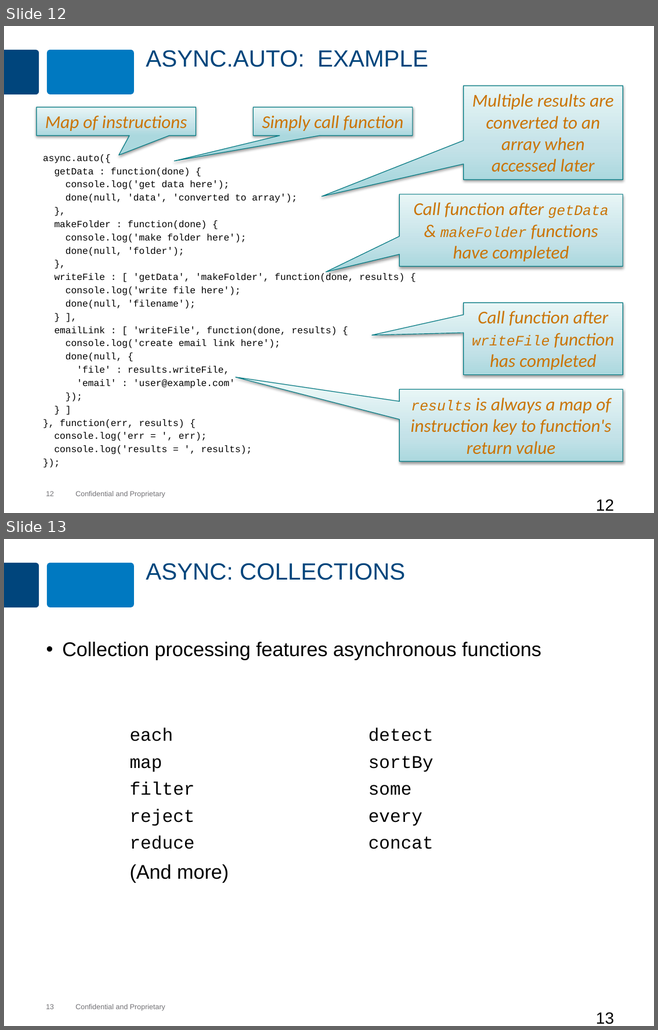
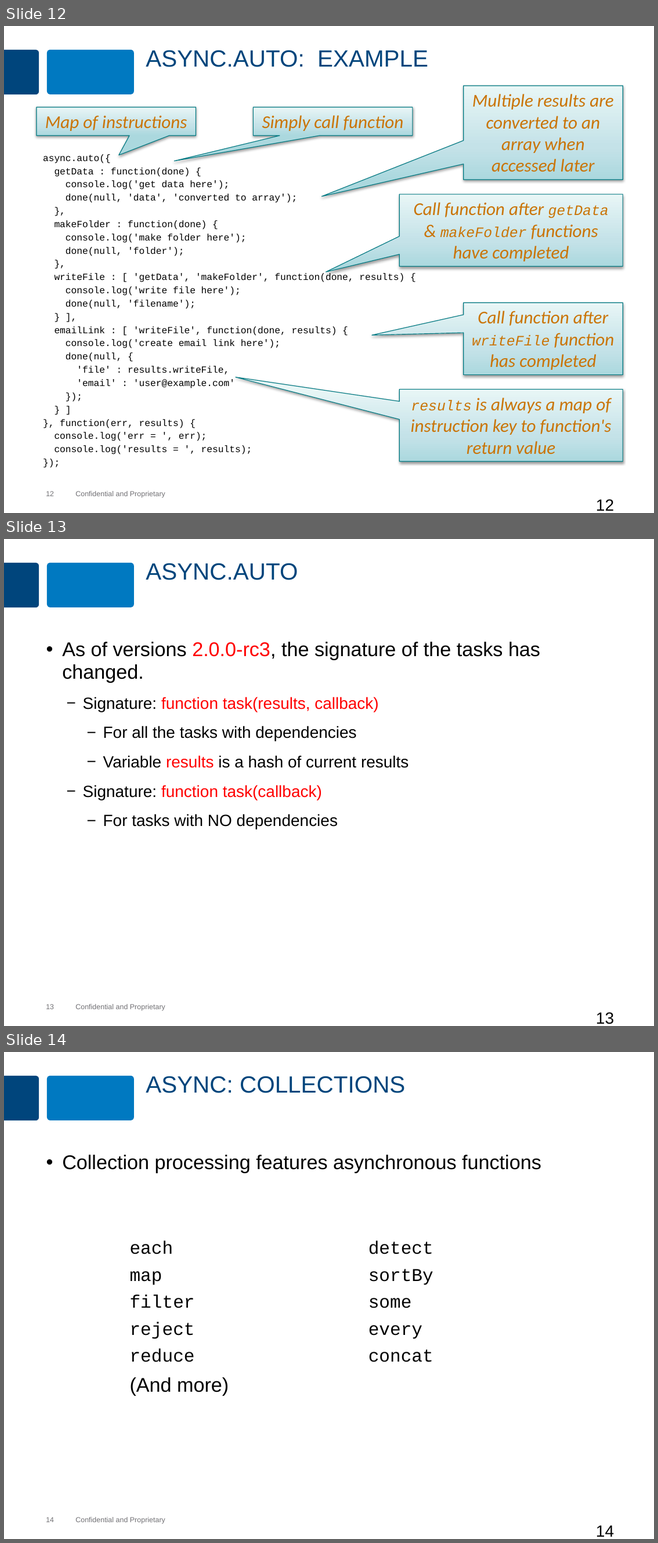
Before and after one commit to MaxMillington/nodePractice, a slide deck: node/lesson-65-async/async.pptx. Shown one above the other, each under a label of ours: slides 12 and 13 before the commit, slides 12, 13 and 14 after it. The pictures are 658x1030 and 658x1543 pixels, drawn with LibreOffice and Linux fonts; fonts in the diff are those of the drawing; background and template pictures are left out. Boxes give left, top, right and bottom in pixels: in the first picture for what was removed or moved away, otherwise in the second. Text is boxed around its words. In the diff, an @@ line names an element or a change of style, - is before the commit and + after.

Commit message:
Added changes for version 2.0.0-rc3 of async.
Just descriptions of the changes, not updating the course materials
We will wait until the real release before updating the others.

```diff
--- a/node/lesson-65-async/async.pptx
+++ b/node/lesson-65-async/async.pptx
@@ slide 13 added at (4, 539, 654, 1026), background #FFFFFF; not listed: 4 template elements that a slide beside it also shows @@
@@ title added at (146, 563, 297, 580), 26 pt, text #00457C @@
+ASYNC.AUTO
@@ text added at (62, 642, 540, 829), 18 pt, text #000000 @@
+• As of versions 2.0.0-rc3, the signature of the tasks has changed.
+  − Signature: function task(results, callback)
+    − For all the tasks with dependencies
+    − Variable results is a hash of current results
+  − Signature: function task(callback)
+    − For tasks with NO dependencies
@@ page number added at (596, 1012, 614, 1024), 18 pt, text #000000 @@
+13
@@ what was slide 13 is now slide 14 @@
@@ page number at (46, 1517, 54, 1522): text changed @@
-13
+14
@@ page number at (596, 1525, 614, 1537): text changed @@
-13
+14
```
Also in this commit, not shown: 1 other file.
